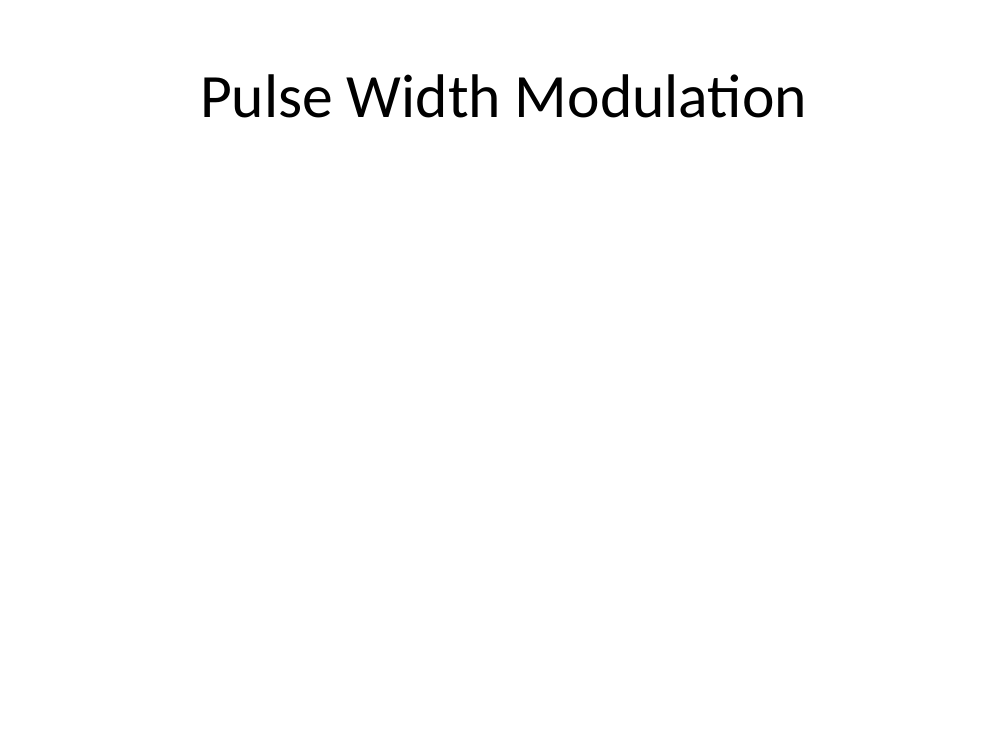
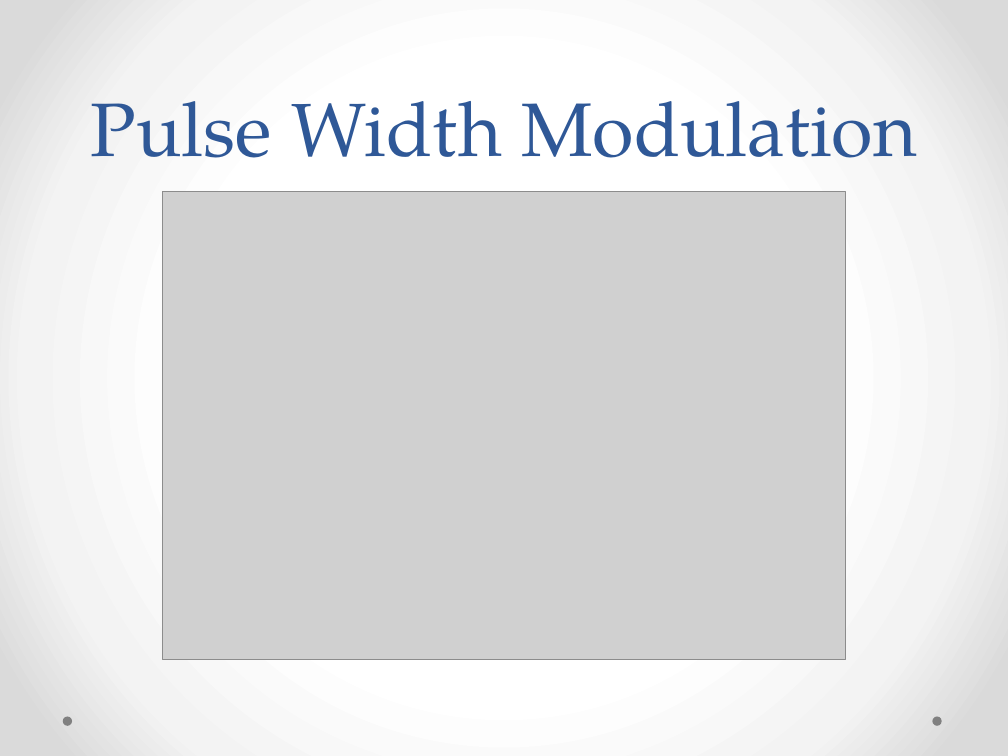
Before and after one commit to GuilleMiranda/trabajo_cooler, a slide deck: slide 3 of theCoolerPpt.pptx. Drawn at 1008x756 pixels with LibreOffice and Linux fonts; fonts in the diff are those of the drawing; grey boxes stand for pictures. Boxes give left, top, right and bottom in pixels: in the first picture for what was removed or moved away, otherwise in the second. Text is boxed around its words. In the diff, an @@ line names an element or a change of style, - is before the commit and + after.

```diff
--- a/theCoolerPpt.pptx
+++ b/theCoolerPpt.pptx
@@ background #FFFFFF to gradient #FFFFFF to #F4F4F4 to #DADADA @@
@@ title "Pulse Width Modulation": place and size @@
-title "Pulse Width Modulation" at <box>200,74,807,118</box>
+title "Pulse Width Modulation" at <box>91,101,917,158</box>
@@ title "Pulse Width Modulation" at <box>91,101,917,158</box>: size 44 to 54 pt, font Calibri to TeX Gyre Pagella, text colour #000000 to #2F5897; line spacing 1 to 58pt; vertical alignment middle to bottom @@
@@ picture added at <box>162,192,845,660</box> @@
@@ ellipse added at <box>62,717,72,726</box>, fill #808080 @@
@@ ellipse added at <box>932,717,941,726</box>, fill #808080 @@
```
Also in this commit, not shown: 5 other slides changed, 1 slide added, 1 slide removed.
